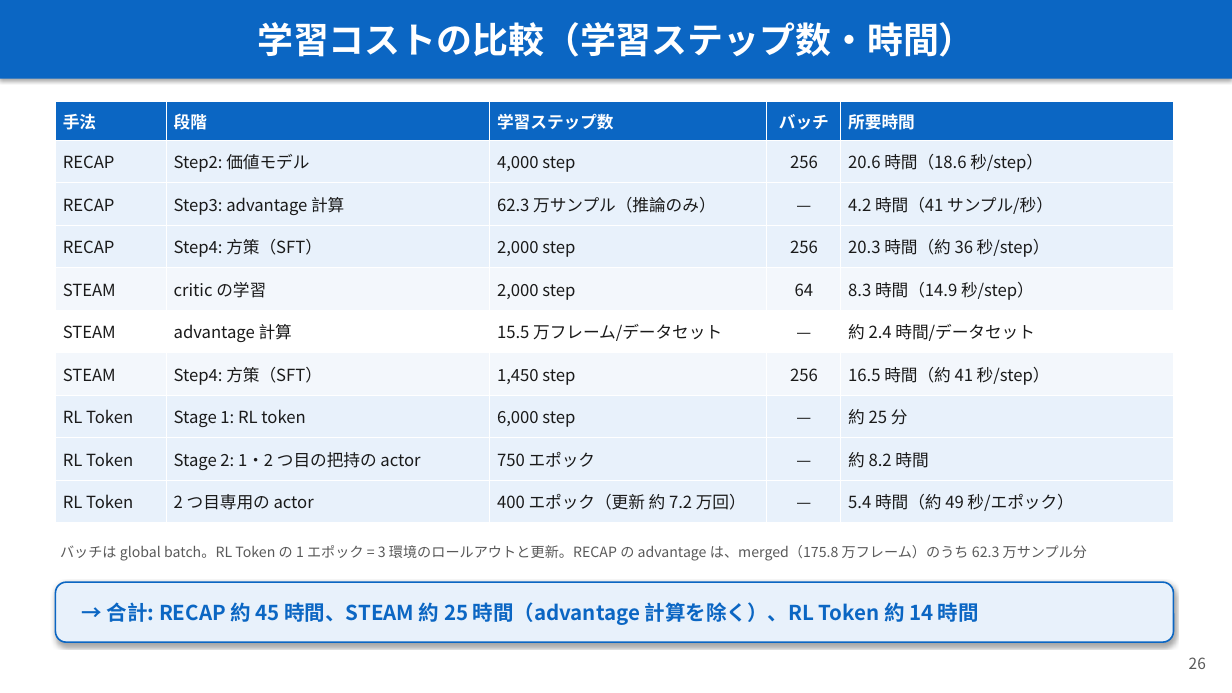
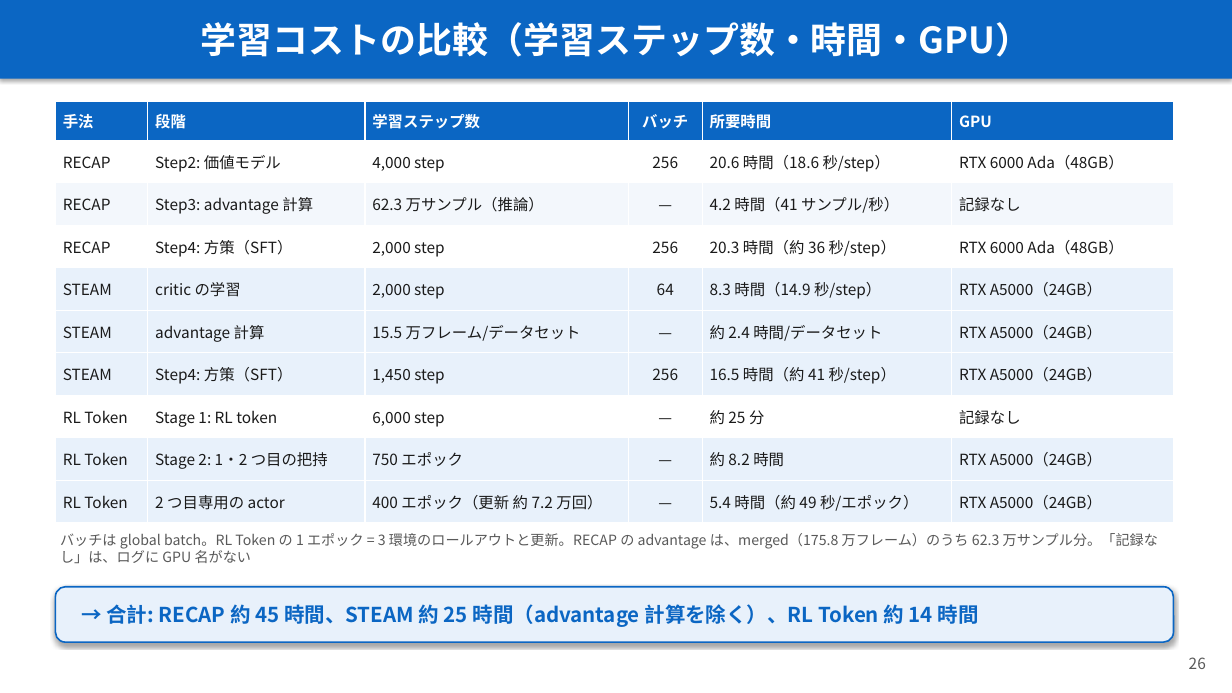
Before and after one commit to Junhand/libero_RL, a slide deck: slide 26 of docs/RECAP_STEAM_RLToken.pptx. Drawn at 1232x693 pixels with LibreOffice and Linux fonts; fonts in the diff are those of the drawing. Boxes give left, top, right and bottom in pixels: in the first picture for what was removed or moved away, otherwise in the second. Text is boxed around its words. In the diff, an @@ line names an element or a change of style, - is before the commit and + after.

```diff
--- a/docs/RECAP_STEAM_RLToken.pptx
+++ b/docs/RECAP_STEAM_RLToken.pptx
@@ text in rectangle at [201, 22, 1031, 57]: text changed @@
-学習コストの比較（学習ステップ数・時間）
+学習コストの比較（学習ステップ数・時間・GPU）
@@ table at [55, 102, 1174, 523] @@
-column 2, row 9: Stage 2: 1・2 つ目の把持の actor
+column 2, row 9: Stage 2: 1・2 つ目の把持
-column 3, row 3: 62.3 万サンプル（推論のみ）
+column 3, row 3: 62.3 万サンプル（推論）
+column 6: GPU | RTX 6000 Ada（48GB） | 記録なし | RTX 6000 Ada（48GB） | RTX A5000（24GB） | RTX A5000（24GB） | RTX A5000（24GB） | 記録なし | RTX A5000（24GB） | RTX A5000（24GB）
@@ text at [60, 533, 1158, 563]: text changed @@
-バッチは global batch。RL Token の 1 エポック = 3 環境のロールアウトと更新。RECAP の advantage は、merged（175.8 万フレーム）のうち 62.3 万サンプル分
+バッチは global batch。RL Token の 1 エポック = 3 環境のロールアウトと更新。RECAP の advantage は、merged（175.8 万フレーム）のうち 62.3 万サンプル分。「記録なし」は、ログに GPU 名がない
@@ rounded rectangle "→ 合計: RECAP 約 45 ...": place and size @@
-rounded rectangle "→ 合計: RECAP 約 45 ..." at [55, 582, 1174, 642]
+rounded rectangle "→ 合計: RECAP 約 45 ..." at [55, 587, 1174, 642]
```
Also in this commit, not shown: 4 other slides changed, 1 other file.
